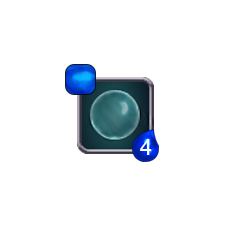
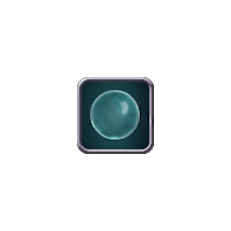
Revision of a layered (231, 231) image; what changed, layer by layer:
hid "Rounded Rectangle 2" over [left=65, top=64, right=96, bottom=95]
hid "4" over [left=140, top=139, right=152, bottom=155]
hid "Layer 2 copy" over [left=132, top=129, right=159, bottom=162]
